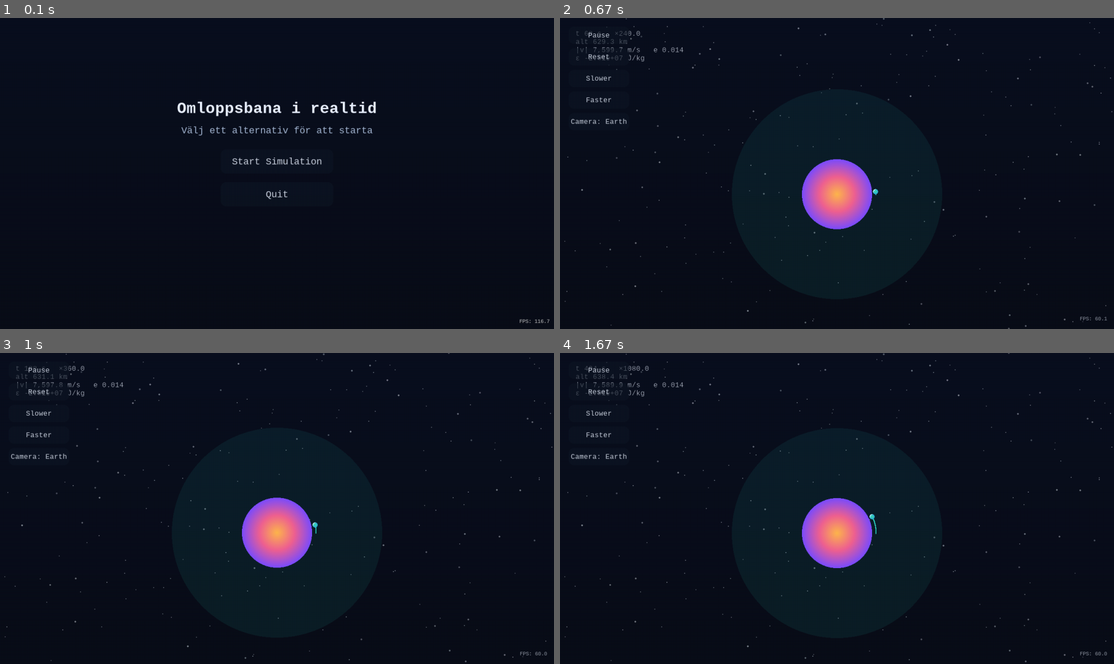
Above: before the commit, frames 1-4 (two rows, left to right).
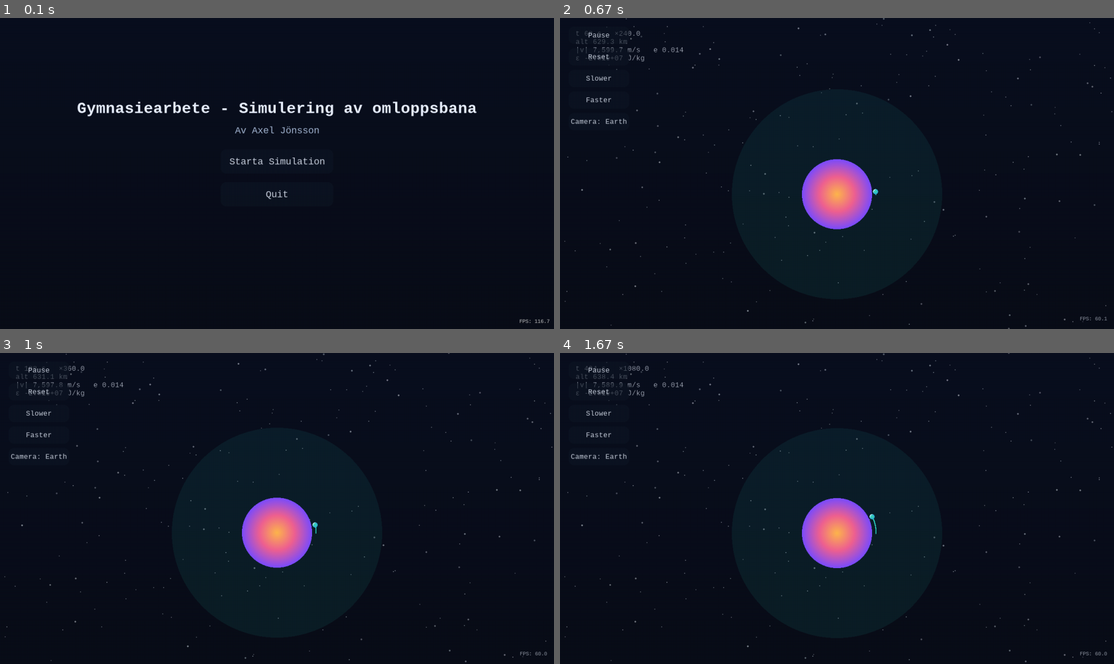
Above: after the commit, the same moments.

Repository: askel-dev/gymnasiearbete-omloppsbana
Game: pygame game, started from src/orbit_pygame.py
Same seed, same stepped clock (60 frames per second), same inputs: the game is played once before the commit and once after it.
Inputs (mouse positions are in pixels of both pictures, inside the frame that each line leads up to):
- Up to frame 1 (0.1 s): no input
- Up to frame 2 (0.67 s): press the mouse at (837, 161) at 0.37 s; move the mouse to (842, 213) at 0.47 s; release the mouse at (853, 263) at 0.6 s
- Up to frame 3 (1 s): hold Right from 0.67 s (still down)
- Up to frame 4 (1.67 s): release Right at 1.13 s; hold Up 1.17-1.47 s; tap Space at 1.23, 1.57 s; hold Right from 1.5 s (still down)

The runs differ from the first frame. In frame 1, 2.0% of the frame differs, in the area x 14-87%, y 26-48%; in frame 2, nothing differs; in frame 3, nothing differs; in frame 4, nothing differs.

Commit message:
lagt till author surf

Diff:
--- a/src/orbit_pygame.py
+++ b/src/orbit_pygame.py
@@ -434,7 +434,7 @@
 # =======================
 def main():
     pygame.init()
-    pygame.display.set_caption("Omloppsbana i realtid (Pygame + RK4)")
+    pygame.display.set_caption("Gymnasiearbete - Simulering av omloppsbana")
     font_fps = pygame.font.SysFont("consolas", 14)
 
     fullscreen_flags = FULLSCREEN | DOUBLEBUF
@@ -611,7 +611,7 @@
     menu_buttons = [
         Button(
             (menu_button_x, menu_button_y, menu_button_width, menu_button_height),
-            "Start Simulation",
+            "Starta Simulation",
             start_simulation,
         ),
         Button(
@@ -753,12 +753,13 @@
 
         if state == "menu":
             screen.blit(gradient_bg, (0, 0))
-            title_surf = title_font.render("Omloppsbana i realtid", True, MENU_TITLE_COLOR)
-            subtitle_surf = subtitle_font.render("Välj ett alternativ för att starta", True, MENU_SUBTITLE_COLOR)
+            title_surf = title_font.render("Gymnasiearbete - Simulering av omloppsbana", True, MENU_TITLE_COLOR)
+            # Av Axel Jönsson
+            author_surf = subtitle_font.render("Av Axel Jönsson", True, MENU_SUBTITLE_COLOR)
             title_rect = title_surf.get_rect(center=(WIDTH // 2, HEIGHT // 2 - 150))
-            subtitle_rect = subtitle_surf.get_rect(center=(WIDTH // 2, HEIGHT // 2 - 100))
+            author_rect = author_surf.get_rect(center=(WIDTH // 2, HEIGHT // 2 - 100))
             screen.blit(title_surf, title_rect)
-            screen.blit(subtitle_surf, subtitle_rect)
+            screen.blit(author_surf, author_rect)
 
             menu_mouse_pos = pygame.mouse.get_pos()
             for btn in menu_buttons:
